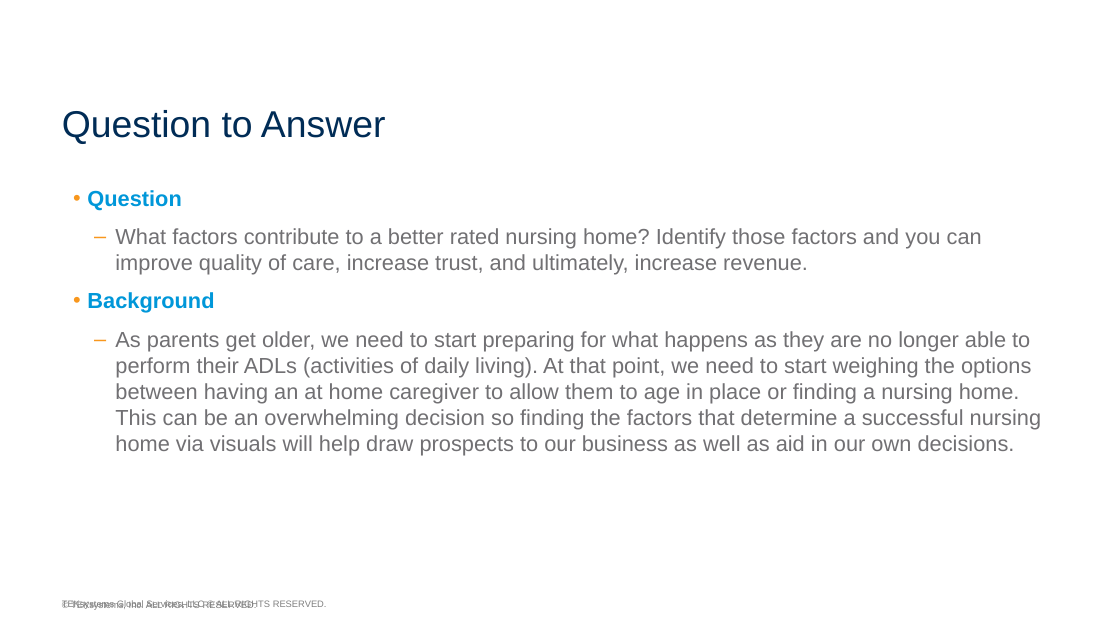
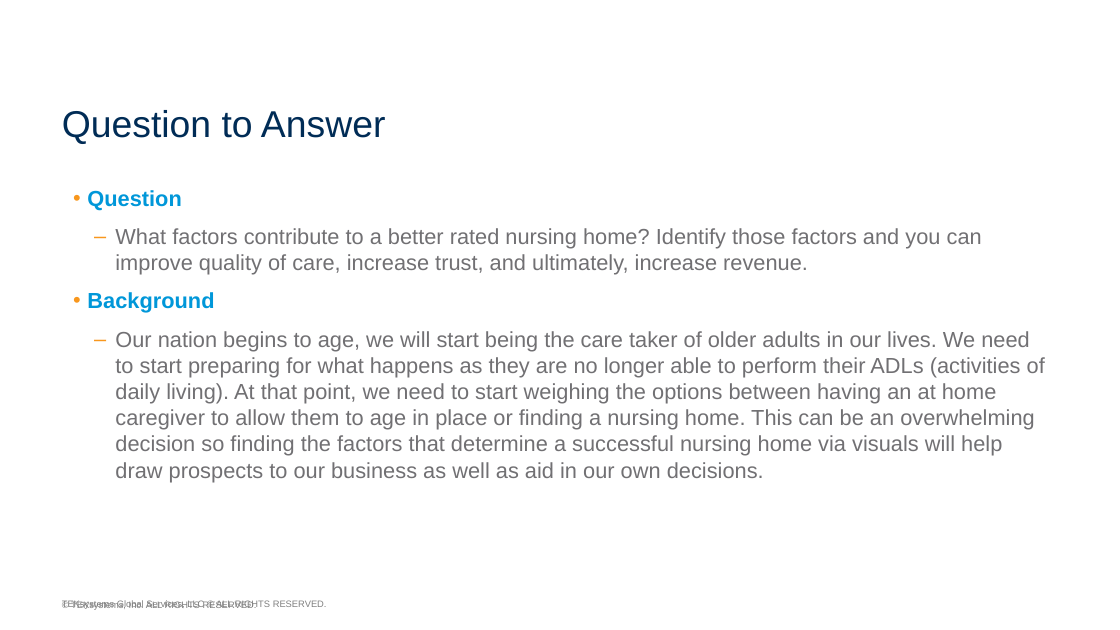
Before and after one commit to tianiachan/NursingHome_Analysis, a slide deck: slide 4 of InformatiTekRFP.pptx. Drawn at 1120x630 pixels with LibreOffice and Linux fonts; fonts in the diff are those of the drawing; background and template pictures are left out. Boxes give left, top, right and bottom in pixels: in the first picture for what was removed or moved away, otherwise in the second. Text is boxed around its words. In the diff, an @@ line names an element or a change of style, - is before the commit and + after.

```diff
--- a/InformatiTekRFP.pptx
+++ b/InformatiTekRFP.pptx
@@ text at (115, 331, 1045, 482): text changed @@
-  – As parents get older, we need to start preparing for what happens as they are no longer able to perform their ADLs (activities of daily living). At that point, we need to start weighing the options between having an at home caregiver to allow them to age in place or finding a nursing home. This can be an overwhelming decision so finding the factors that determine a successful nursing home via visuals will help draw prospects to our business as well as aid in our own decisions.
+  – Our nation begins to age, we will start being the care taker of older adults in our lives. We need to start preparing for what happens as they are no longer able to perform their ADLs (activities of daily living). At that point, we need to start weighing the options between having an at home caregiver to allow them to age in place or finding a nursing home. This can be an overwhelming decision so finding the factors that determine a successful nursing home via visuals will help draw prospects to our business as well as aid in our own decisions.
```
Also in this commit, not shown: 2 other slides changed, 2 other files.
